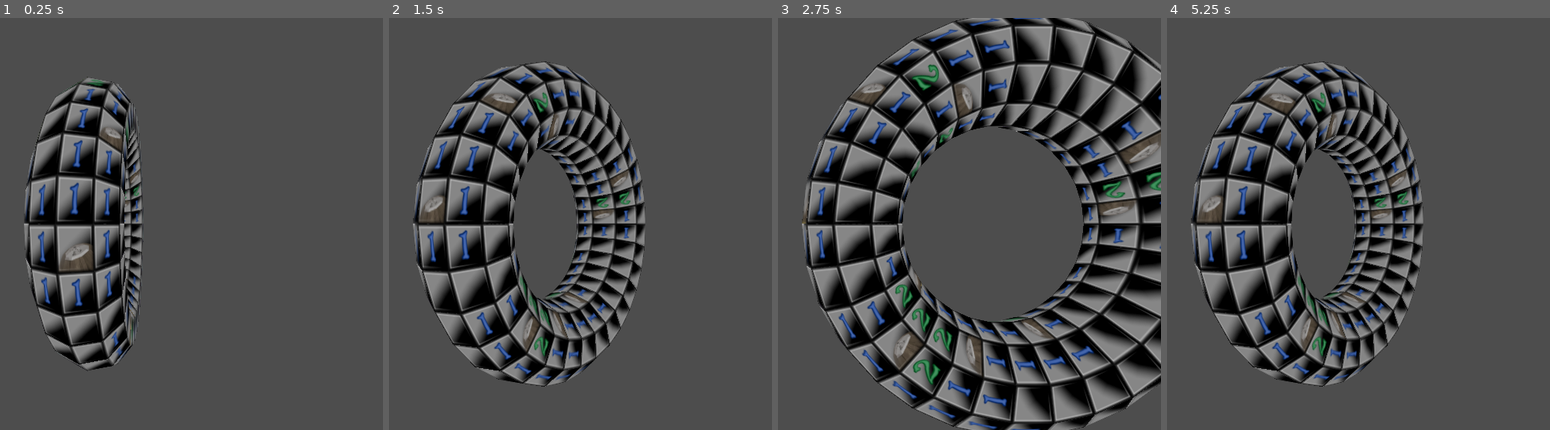
Above: before the commit, frames 1-4 (left to right).
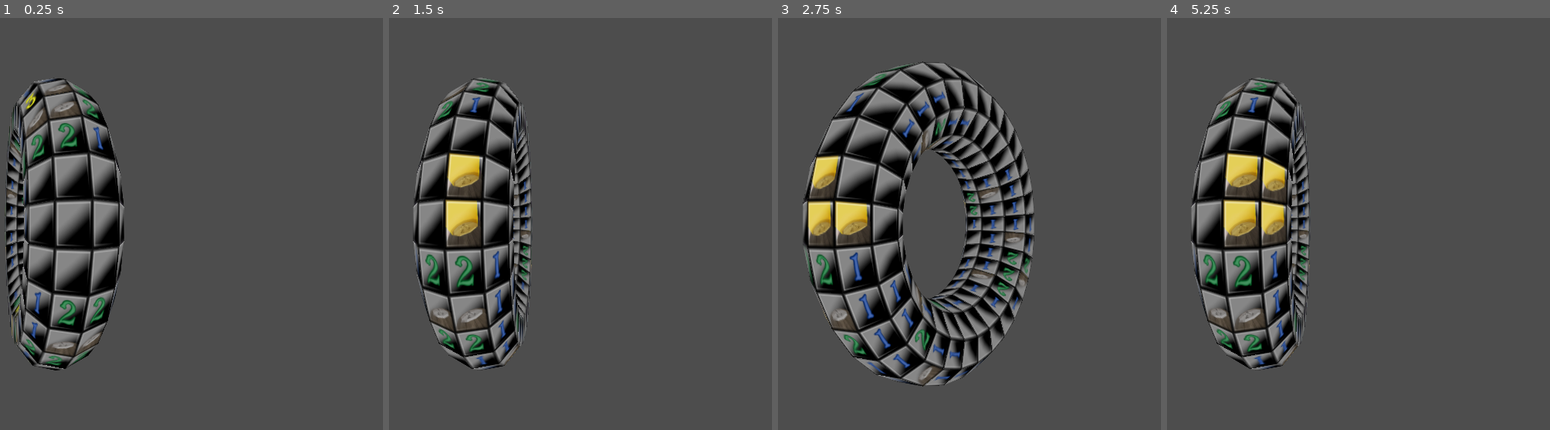
Above: after the commit, the same moments.

Repository: dokicoder/ToruSpace
Game: Godot game, scene res://scenes/Game3D.tscn
The game is run twice, just before and just after one commit, with the same random seed, the same clock (stepped at 60 frames per second) and the same inputs.
Inputs (mouse positions are in pixels of both pictures, inside the frame that each line leads up to):
- Up to frame 1 (0.25 s): no input
- Up to frame 2 (1.5 s): tap Enter at 0.5 s; move the mouse to (599, 203) at 0.52 s; hold Right (Right) 0.53-1.28 s; click (599, 203) at 0.67 s; tap Space at 1.25 s; move the mouse to (outside the picture) at 1.27 s; hold Down (Down) from 1.28 s (still down)
- Up to frame 3 (2.75 s): tap Enter at 2 s; move the mouse to (912, 133) at 2.02 s; release Down (Down) at 2.03 s; hold Right (Right) from 2.03 s (still down)
- Up to frame 4 (5.25 s): tap Space at 2.75, 4.25 s; move the mouse to (1209, 306) at 2.77 s; release Right (Right) at 2.78 s; hold Up (Up) 2.78-3.53 s; click (1209, 306) at 2.92 s; tap Enter at 3.5 s; move the mouse to (1427, 285) at 3.52 s; hold Left (Left) 3.53-5.03 s; move the mouse to (outside the picture) at 4.27 s; move the mouse to (1270, 224) at 5.02 s; hold Down (Down) from 5.03 s (still down); click (1270, 224) at 5.17 s

The runs differ from the first frame. In frame 1, 19% of the frame differs, in the area x 1-38%, y 14-86%; in frame 2, 28%; in frame 3, 58%, in the area x 6-100%, y 0-100%; in frame 4, 29%.

Commit message:
fix mismatch between index lookup and donut coordinates

Diff:
--- a/scenes/Game3D.tscn
+++ b/scenes/Game3D.tscn
@@ -10,17 +10,20 @@
 
 [node name="Board" type="Node3D" parent="." node_paths=PackedStringArray("camera")]
 script = ExtResource("1_cq6ij")
-camera = NodePath("../CameraDonutCenter/CameraDonutSideCenter/CameraContainer/Camera3D")
+camera = NodePath("../BaseTransform/CameraDonutCenter/CameraDonutSideCenter/CameraContainer/Camera3D")
 
-[node name="CameraDonutCenter" type="Node3D" parent="."]
+[node name="BaseTransform" type="Node3D" parent="."]
+transform = Transform3D(-4.37114e-08, 0, 1, 0, 1, 0, -1, 0, -4.37114e-08, 0, 0, 0)
 
-[node name="CameraDonutSideCenter" type="Node3D" parent="CameraDonutCenter"]
+[node name="CameraDonutCenter" type="Node3D" parent="BaseTransform"]
+
+[node name="CameraDonutSideCenter" type="Node3D" parent="BaseTransform/CameraDonutCenter"]
 transform = Transform3D(1, 0, 0, 0, 1, 0, 0, 0, 1, 0, 0, 0)
 
-[node name="CameraContainer" type="Node3D" parent="CameraDonutCenter/CameraDonutSideCenter"]
+[node name="CameraContainer" type="Node3D" parent="BaseTransform/CameraDonutCenter/CameraDonutSideCenter"]
 
-[node name="Camera3D" type="Camera3D" parent="CameraDonutCenter/CameraDonutSideCenter/CameraContainer"]
-transform = Transform3D(4.37114e-08, 1, -8.74228e-08, 1, -4.37114e-08, 0, -3.82137e-15, -8.74228e-08, -1, 0, 0, 0)
+[node name="Camera3D" type="Camera3D" parent="BaseTransform/CameraDonutCenter/CameraDonutSideCenter/CameraContainer"]
+transform = Transform3D(-4.37114e-08, -1, 0, 1, -4.37114e-08, 0, 0, 0, 1, 0, 0, 0)
 
 [node name="WorldEnvironment" type="WorldEnvironment" parent="."]
 environment = SubResource("Environment_fj60c")
--- a/scripts/Game.gd
+++ b/scripts/Game.gd
@@ -1,8 +1,8 @@
 class_name GameManager extends Node3D
 
-@onready var DonutCenter: Node3D = $"../CameraDonutCenter"
-@onready var SideCenter: Node3D = $"../CameraDonutCenter/CameraDonutSideCenter"
-@onready var CameraContainer: Node3D = $"../CameraDonutCenter/CameraDonutSideCenter/CameraContainer"
+@onready var DonutCenter: Node3D = $"../BaseTransform/CameraDonutCenter"
+@onready var SideCenter: Node3D = $"../BaseTransform/CameraDonutCenter/CameraDonutSideCenter"
+@onready var CameraContainer: Node3D = $"../BaseTransform/CameraDonutCenter/CameraDonutSideCenter/CameraContainer"
 
 const s: float = 1
 
@@ -35,7 +35,6 @@
 
 func update_highlight(highlighted: bool):
 	board.get_cell_at(x, y).highlighted = highlighted
-
 
 func _deploy_mines():
 	const mine_ratio: float = 0.09
@@ -84,17 +83,17 @@
 	# node that stays at center of donut and gets rotated around y ("UP") axis
 	# located "in the center of the donut hole"
 	DonutCenter.rotation.x = 0
-	DonutCenter.rotation.y = larger_angle
+	DonutCenter.rotation.y = -larger_angle
 	DonutCenter.rotation.z = 0
 
 	# node that tracks the center of the "donut dough" and is sweeped through the donut circle
 	SideCenter.rotation.x = smaller_angle
 	SideCenter.rotation.y = 0
 	SideCenter.rotation.z = 0
-	SideCenter.position.z = -larger_radius
+	SideCenter.position.z = larger_radius
 
 	# node that tracks the current position on the donut surface
-	CameraContainer.position.z = -smaller_radius - ground_offset
+	CameraContainer.position.z = smaller_radius + ground_offset
 
 func _generate_sprite_board():
 	print("generate")
@@ -120,13 +119,13 @@
 
 func _input(event):
 	if event.is_action_pressed("Left"):
+		y += 1
+	if event.is_action_pressed("Right"):
 		y -= 1
-	if event.is_action_pressed("Right"):
-		y += 1
 	if event.is_action_pressed("Up"):
+		x += 1
+	if event.is_action_pressed("Down"):
 		x -= 1
-	if event.is_action_pressed("Down"):
-		x += 1
 	print(x, " ", y)
 	update_camera_transform(x, y)
 
